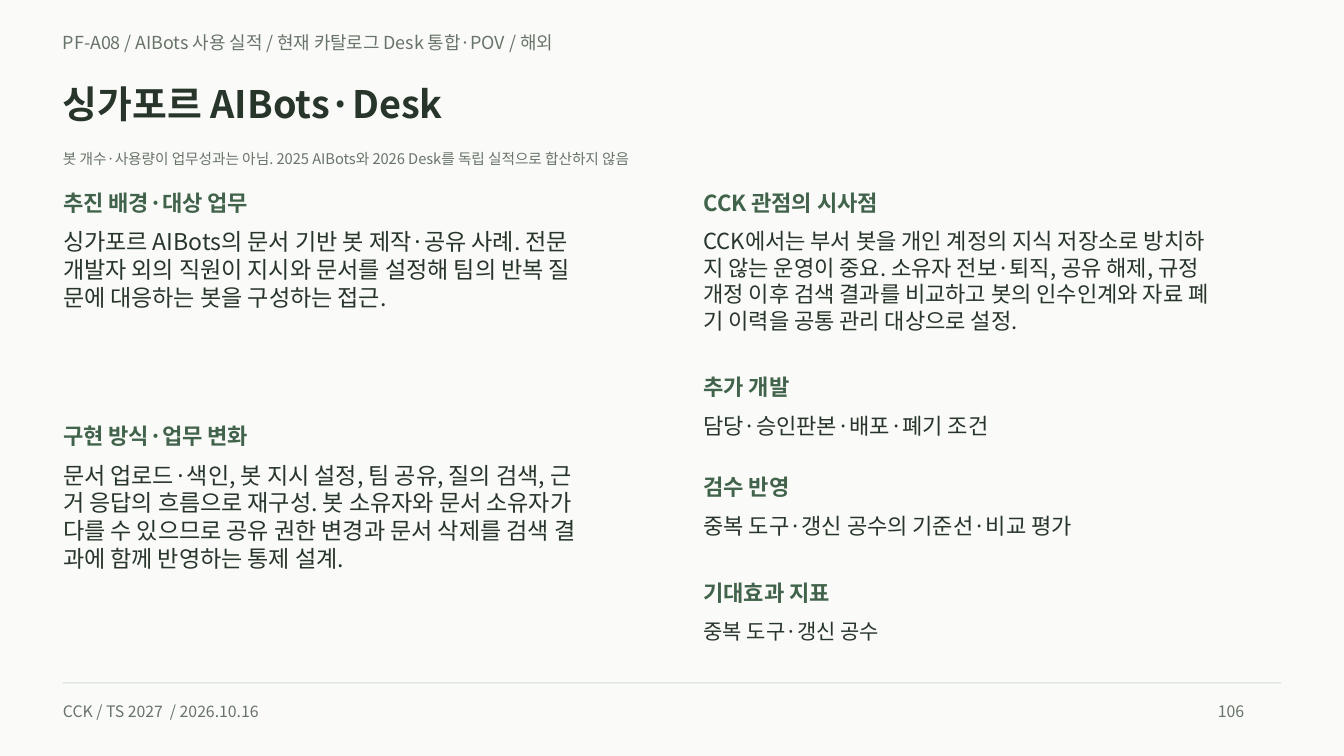
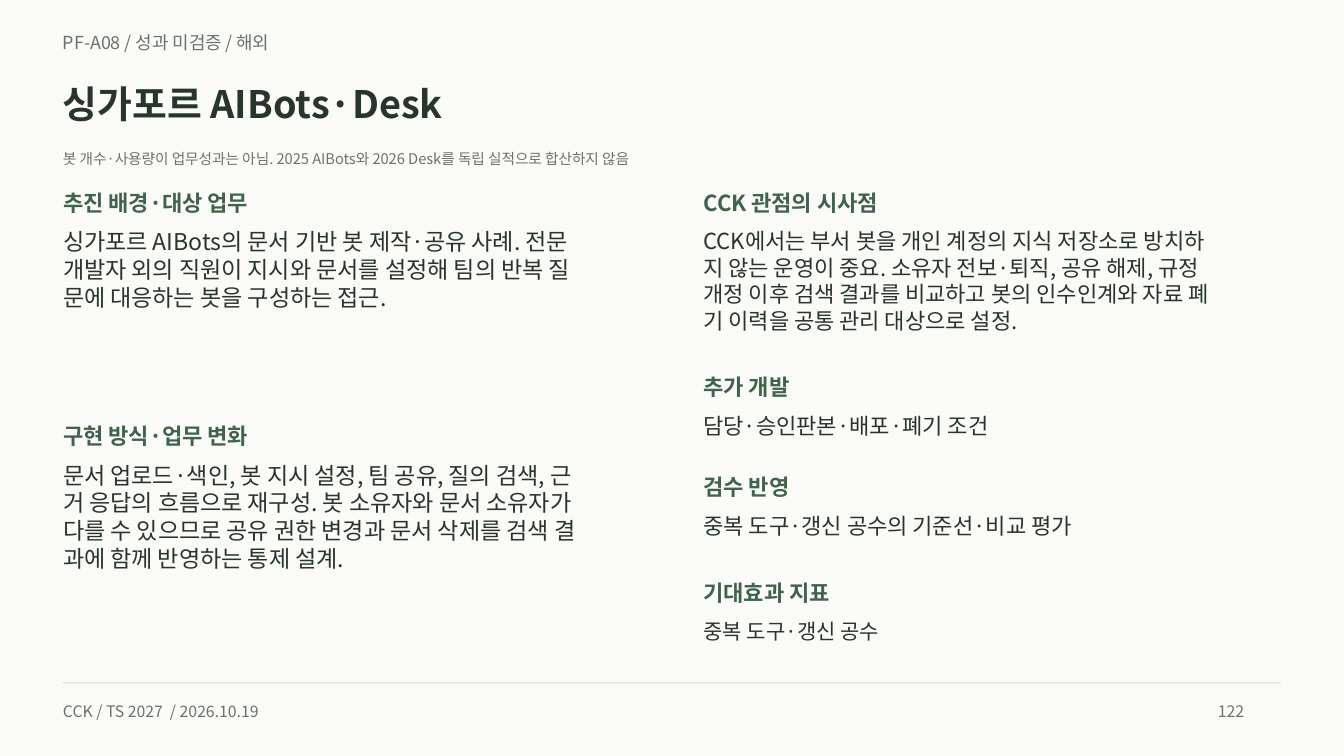
Before and after one commit to heen1987-ops/TS-business-Plan-001, a slide deck: slide 122 of public/downloads/ts-platform-casebook.pptx (slide 106 before the commit). Drawn at 1344x756 pixels with LibreOffice and Linux fonts; fonts in the diff are those of the drawing. Boxes give left, top, right and bottom in pixels: in the first picture for what was removed or moved away, otherwise in the second. Text is boxed around its words. In the diff, an @@ line names an element or a change of style, - is before the commit and + after.

```diff
--- a/public/downloads/ts-platform-casebook.pptx
+++ b/public/downloads/ts-platform-casebook.pptx
@@ text at bbox=[63, 34, 270, 51]: text changed @@
-PF-A08 / AIBots 사용 실적 / 현재 카탈로그 Desk 통합·POV / 해외
+PF-A08 / 성과 미검증 / 해외
@@ text at bbox=[63, 705, 259, 717]: text changed @@
-CCK / TS 2027 / 2026.10.16
+CCK / TS 2027 / 2026.10.19
@@ text at bbox=[1218, 705, 1244, 717]: text changed @@
-106
+122
```
Also in this commit, not shown: 174 other slides changed, 31 slides added, 29 other files.
